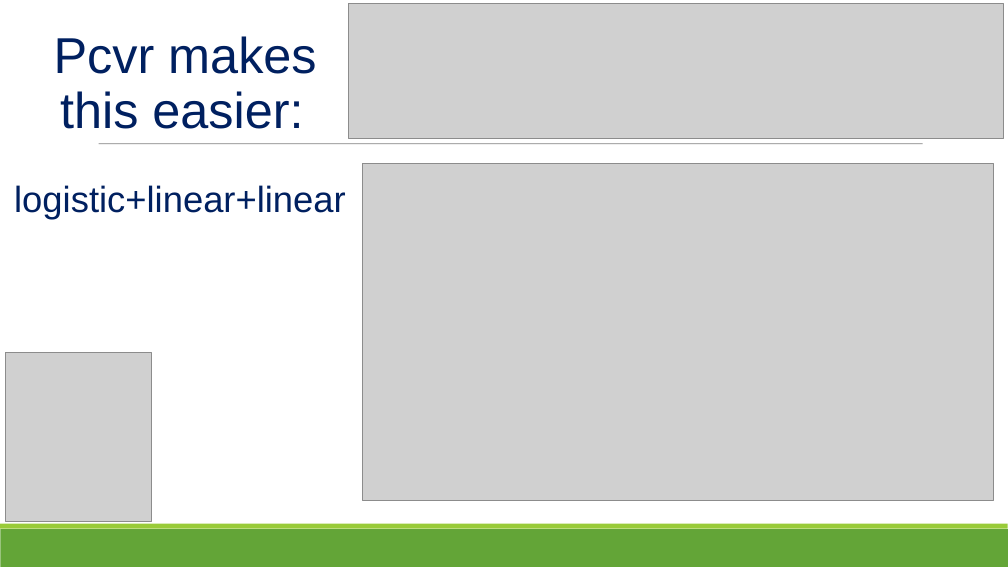
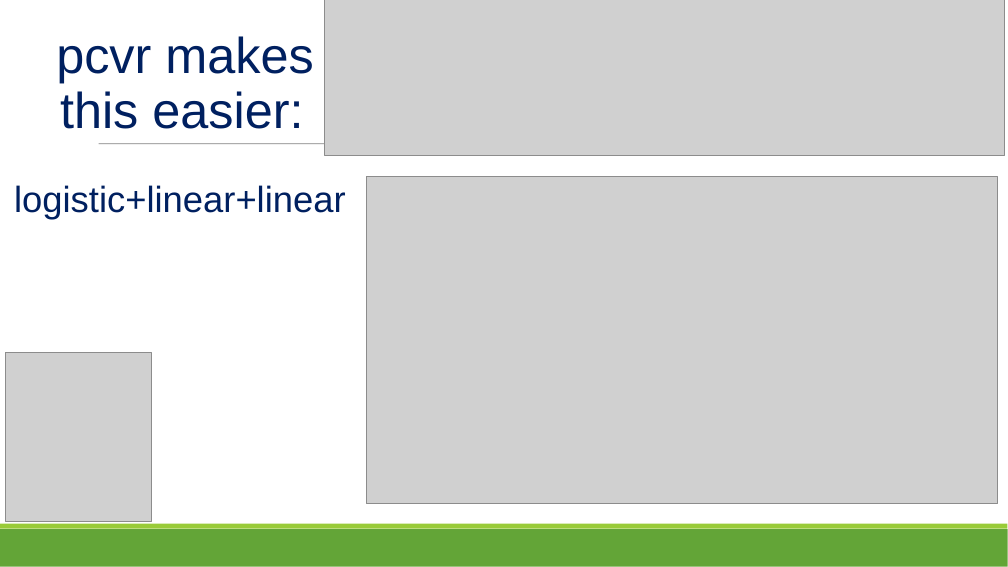
Before and after one commit to danforthcenter/pcvr, a slide deck: slide 3 of papers/nappn_2024/2024-NAPPN-jsumner-lightning.pptx. Drawn at 1008x567 pixels with LibreOffice and Linux fonts; fonts in the diff are those of the drawing; grey boxes stand for pictures. Boxes give left, top, right and bottom in pixels: in the first picture for what was removed or moved away, otherwise in the second. Text is boxed around its words. In the diff, an @@ line names an element or a change of style, - is before the commit and + after.

Commit message:
nappn slides

```diff
--- a/papers/nappn_2024/2024-NAPPN-jsumner-lightning.pptx
+++ b/papers/nappn_2024/2024-NAPPN-jsumner-lightning.pptx
@@ picture: place and size @@
-picture at <box>349,4,1004,138</box>
+picture at <box>325,0,1005,155</box>
@@ text at <box>56,36,313,129</box>: text changed @@
-  Pcvr makes this easier:
+  pcvr makes this easier:
@@ picture: place and size @@
-picture at <box>362,163,993,501</box>
+picture at <box>367,176,998,504</box>
```
